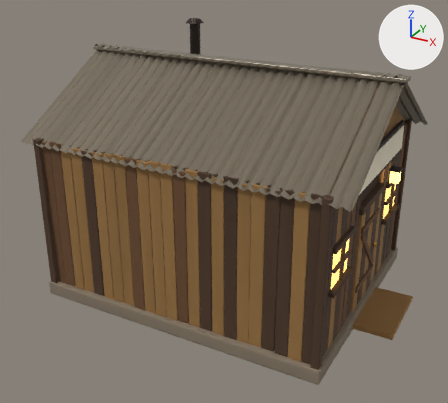
An edit to the glTF model games/dig-to-the-core/models/shack.glb, drawn before and after from the same camera.
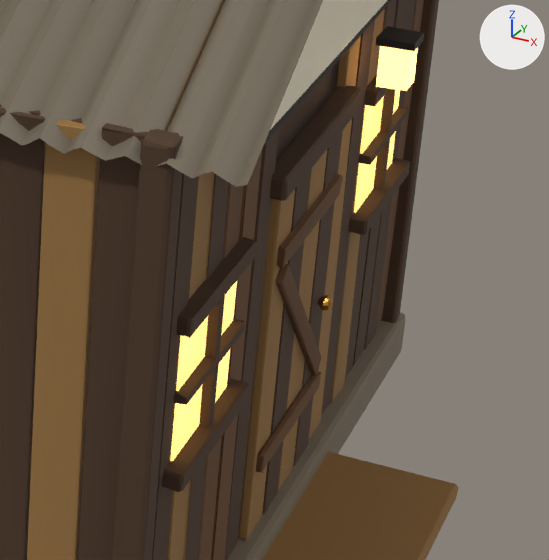
Each version is shown whole from a 50 mm camera at (5.89, -11.1, 7.37) aimed at (0.04, -0.47, 2.05), then close up on the part from 63% to 98% of the width and 39% to 79% of the height. Lighting does not change. The marker at upper right points along +X, +Y and +Z. The last two pictures show the newer version. Vertices at exactly the same position are counted once.

Objects in the first close-up: 'Shack'.
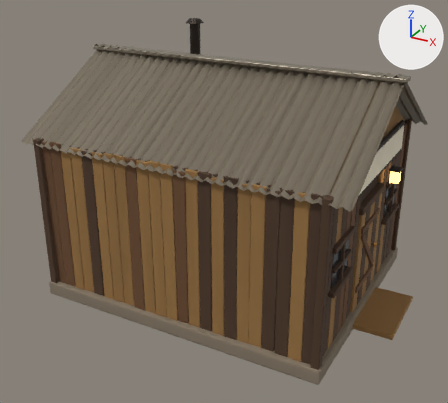
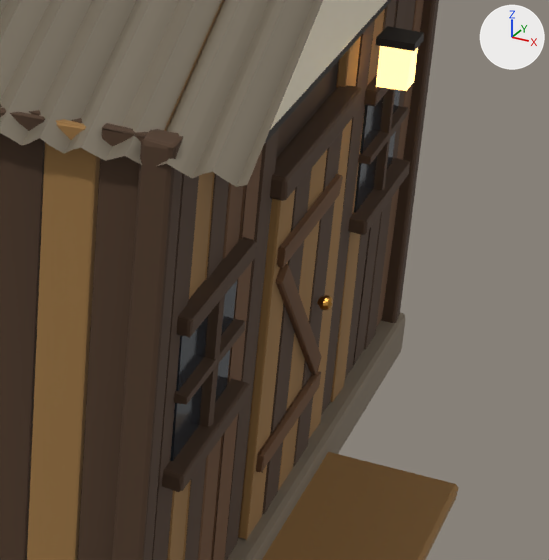
Changed parts and their boxes (x1, y1, x2, y2) in the close-ups (549 x 560 px):
'Shack', surface changed
    both: (164, 87, 410, 477)
part 1 of me_cube, recoloured
    both: (170, 89, 400, 461)

Diff of the bpy script that builds the scene:
```diff
--- a/games/dig-to-the-core/models/shack.glb.py
+++ b/games/dig-to-the-core/models/shack.glb.py
@@ mat_glass @@
 n0 = _N.new('ShaderNodeBsdfPrincipled'); n0.name = 'Principled BSDF'
 n0.inputs[27].default_value = (1.0, 0.636, 0.192, 1.0)  # 'Emission Color', orange #ffd179
-n0.inputs[28].default_value = 1.406  # 'Emission Strength'
+n0.inputs[28].default_value = 2.637  # 'Emission Strength'
 n1 = _N.new('ShaderNodeOutputMaterial'); n1.name = 'Material Output'
@@ mat_window_glass @@
+mat_window_glass = bpy.data.materials.new('window_glass')
+# nodes: BsdfPrincipled, Mix, OutputMaterial, VertexColor
+# colours: dark blue #293038, mixed with the vertex colours
@@ me_cube @@
 me_cube.from_pydata(...)  # 6318 vertices, 11626 faces; spans x -3.51..3.96, y -2.65..2.65, z -0.16..5.41
 # used by ob_shack; location = (0.0, 0.0, 0.15)
+# me_cube part 1: 24 faces spanning x 2.99..3.05, y -2.08..2.08, z 1.47..2.23 switch from mat_glass to mat_window_glass
 me_cube.materials.append(mat_stone)
@@ me_cube @@
 me_cube.materials.append(mat_dark_steel)
-me_cube.materials.append(mat_glass_001)
 me_cube.materials.append(mat_soot_001)
```
